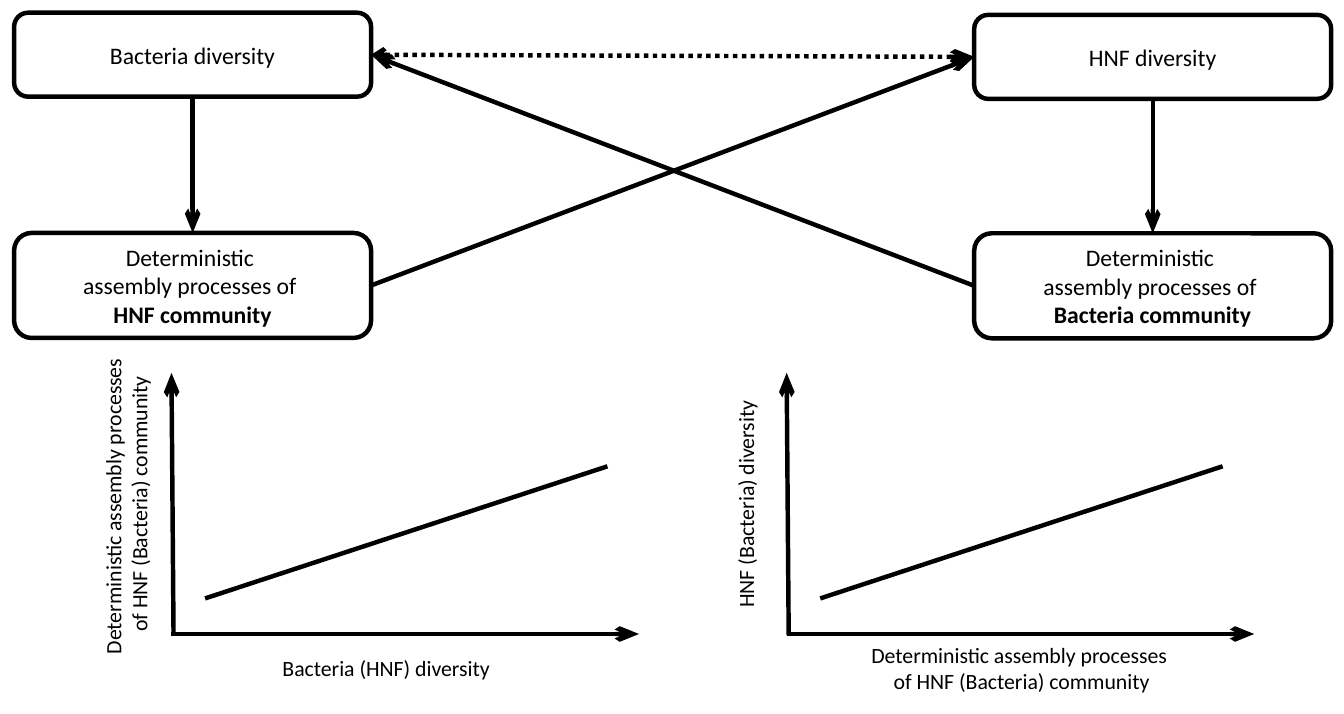
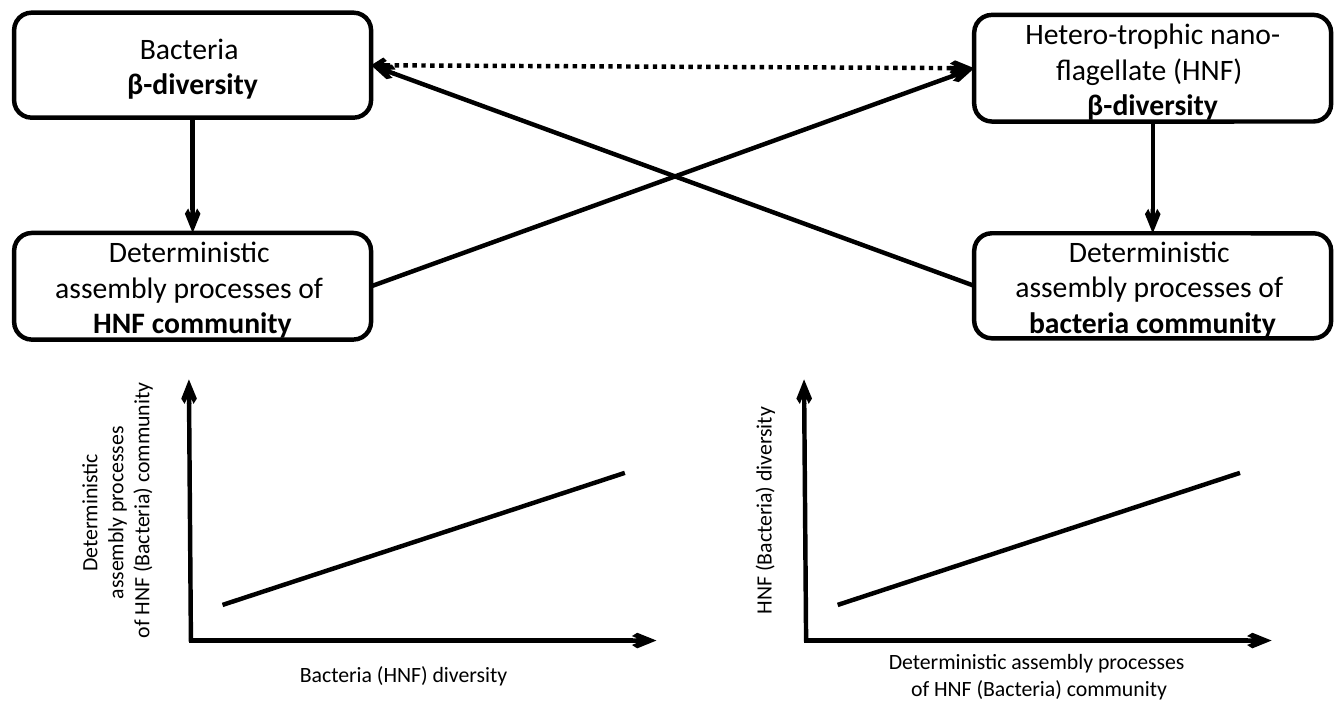
Before and after one commit to OscarFHC/PdPy_Div, a slide deck: slide 4 of Presentation/HypoFigs.pptx. Drawn at 1344x714 pixels with LibreOffice and Linux fonts; fonts in the diff are those of the drawing. Boxes give left, top, right and bottom in pixels: in the first picture for what was removed or moved away, otherwise in the second. Text is boxed around its words. In the diff, an @@ line names an element or a change of style, - is before the commit and + after.

```diff
--- a/Presentation/HypoFigs.pptx
+++ b/Presentation/HypoFigs.pptx
@@ rounded rectangle "Bacteria": place and size @@
-rounded rectangle "Bacteria" at <box>14,13,371,97</box>
+rounded rectangle "Bacteria" at <box>14,13,371,117</box>
@@ rounded rectangle "Hetero-trophic nano-flagellate (HNF)": place and size @@
-rounded rectangle "Hetero-trophic nano-flagellate (HNF)" at <box>974,15,1331,99</box>
+rounded rectangle "Hetero-trophic nano-flagellate (HNF)" at <box>974,15,1331,122</box>
@@ text in rounded rectangle at <box>1025,23,1280,122</box>: text changed; size 16 to 20 pt @@
-HNF diversity
+Hetero-trophic nano-flagellate (HNF)
+β-diversity
@@ text in rounded rectangle at <box>127,38,258,99</box>: text changed; size 16 to 20 pt; bold on @@
-Bacteria diversity
+Bacteria
+β-diversity
@@ arrow moved from (371, 286) - (974, 57) to (974, 286) - (371, 65) @@
@@ arrow moved from (974, 286) - (371, 54) to (371, 286) - (974, 68) @@
@@ double arrow moved from (371, 54) - (974, 57) to (371, 65) - (974, 68) @@
@@ arrow moved from (193, 97) - (193, 233) to (193, 117) - (193, 233) @@
@@ arrow moved from (1153, 99) - (1153, 234) to (1153, 122) - (1153, 234) @@
@@ rounded rectangle "Deterministic" at <box>14,233,371,339</box>: size 16 to 20 pt @@
@@ text in rounded rectangle at <box>1015,241,1283,302</box>: size 16 to 20 pt in "Deterministic", "assembly processes of" @@
@@ text in rounded rectangle at <box>1029,312,1276,340</box>: text changed; size 16 to 20 pt @@
-Bacteria community
+bacteria community
@@ text "Deterministic": place and size @@
-text "Deterministic" at <box>101,368,154,651</box>
+text "Deterministic" at <box>77,393,156,637</box>
@@ 2 texts, 2 arrows, 1 line: place and size @@
-2 texts, 2 arrows, 1 line at <box>172,373,1222,693</box>
+2 texts, 2 arrows, 1 line at <box>189,380,1239,700</box>
@@ text "HNF (Bacteria) diversity": place and size @@
-text "HNF (Bacteria) diversity" at <box>733,407,760,606</box>
+text "HNF (Bacteria) diversity" at <box>751,414,778,613</box>
@@ text at <box>77,435,130,598</box>: text changed @@
-Deterministic assembly processes
+Deterministic
+assembly processes
@@ 2 arrows, 1 line: place and size @@
-2 arrows, 1 line at <box>205,373,1254,635</box>
+2 arrows, 1 line at <box>223,380,1271,641</box>
```
Also in this commit, not shown: 1 other slide changed, 11 other files.
